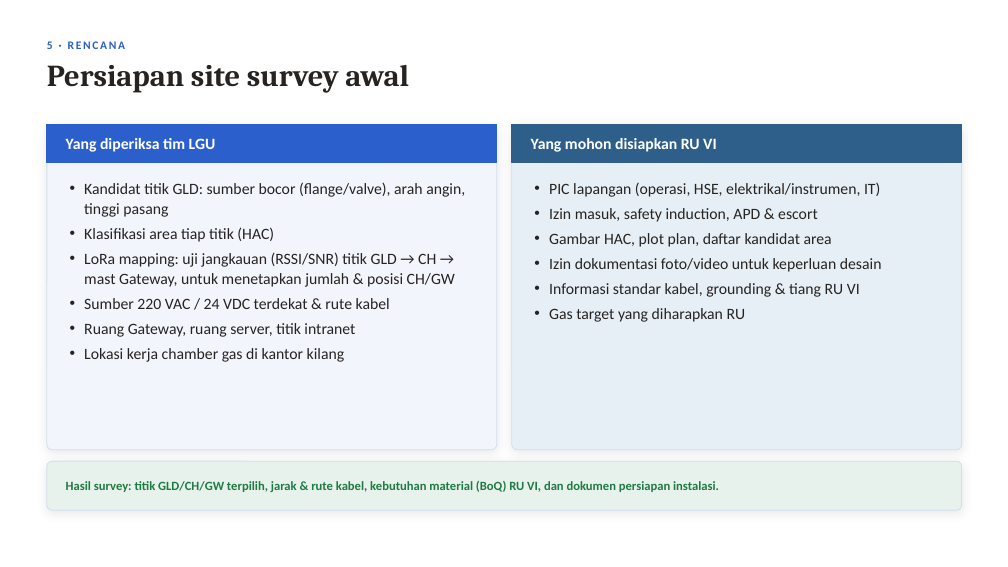
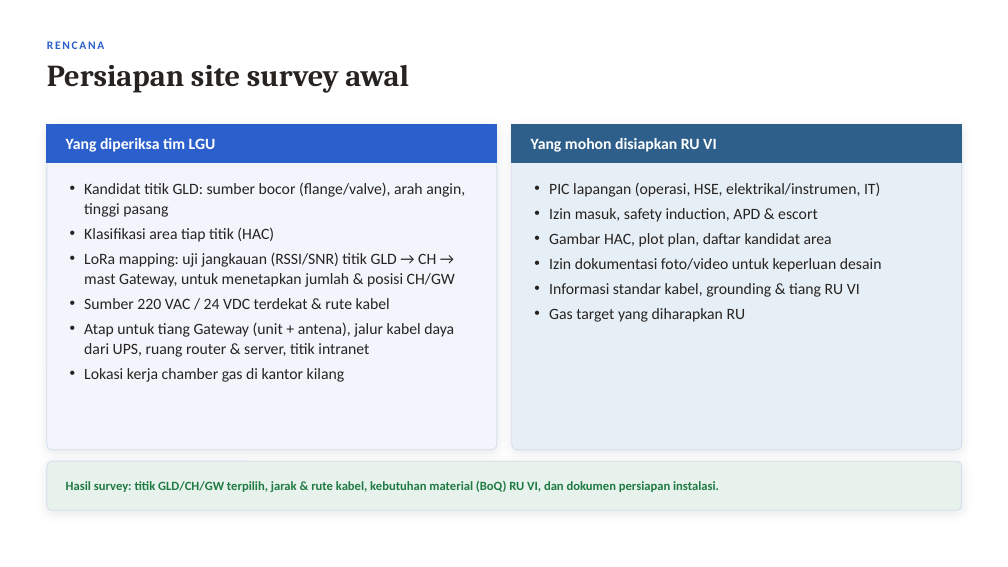
Before and after one commit to RavellerH/GLD-V2-Report-2026, a slide deck: slide 27 of Deliverables/Presentasi_Koordinasi_Implementasi_GLD_RU-VI_Balongan_13November2026.pptx (slide 15 before the commit). Drawn at 1008x567 pixels with LibreOffice and Linux fonts; fonts in the diff are those of the drawing. Boxes give left, top, right and bottom in pixels: in the first picture for what was removed or moved away, otherwise in the second. Text is boxed around its words. In the diff, an @@ line names an element or a change of style, - is before the commit and + after.

```diff
--- a/Deliverables/Presentasi_Koordinasi_Implementasi_GLD_RU-VI_Balongan_13November2026.pptx
+++ b/Deliverables/Presentasi_Koordinasi_Implementasi_GLD_RU-VI_Balongan_13November2026.pptx
@@ text at box(47, 41, 105, 49): text changed @@
-5 · RENCANA
+RENCANA
@@ text at box(84, 322, 454, 357): text changed @@
-• Ruang Gateway, ruang server, titik intranet
+• Atap untuk tiang Gateway (unit + antena), jalur kabel daya dari UPS, ruang router & server, titik intranet
```
Also in this commit, not shown: 18 other slides changed, 14 slides added, 5 slides removed, 16 other files.
